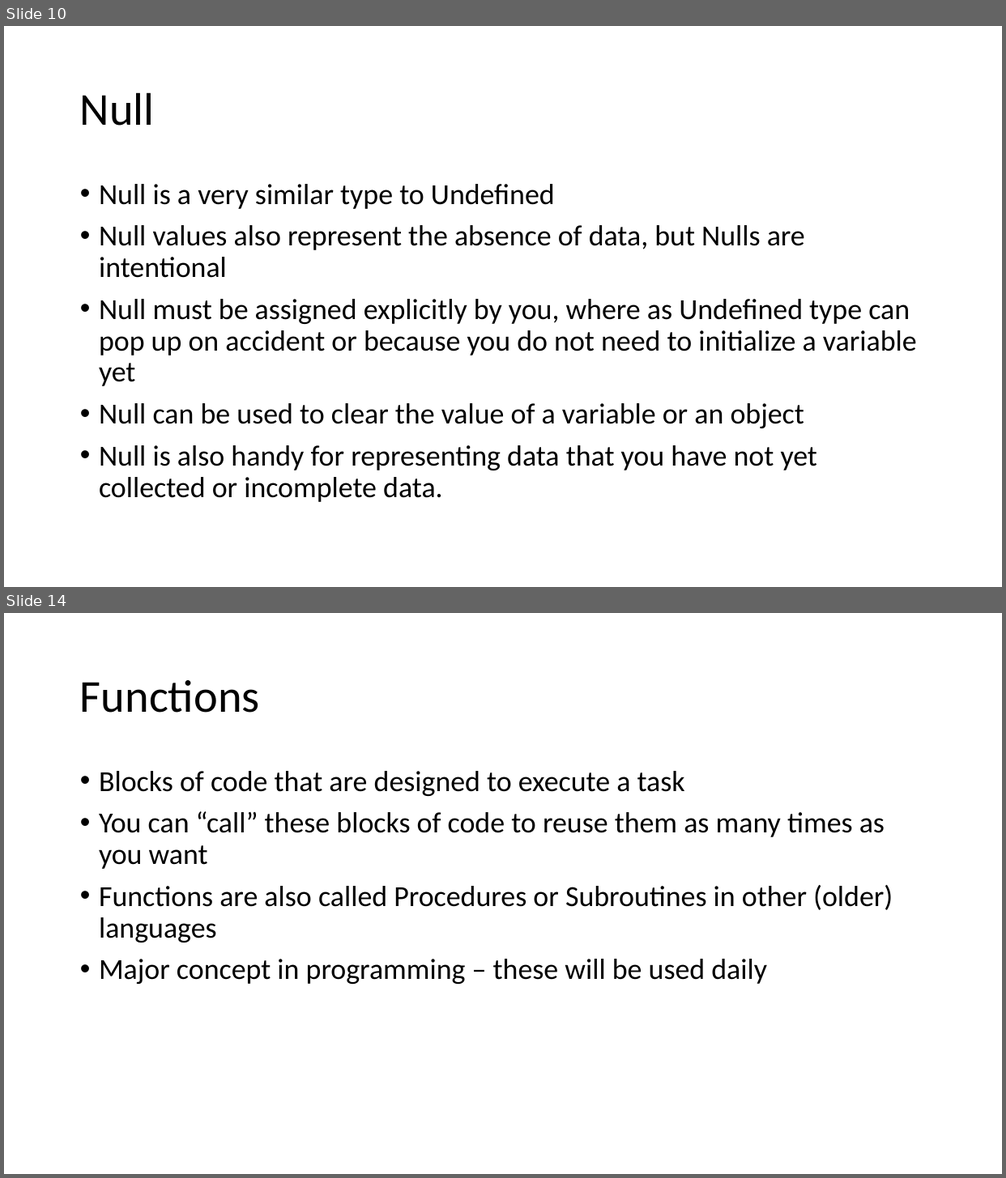
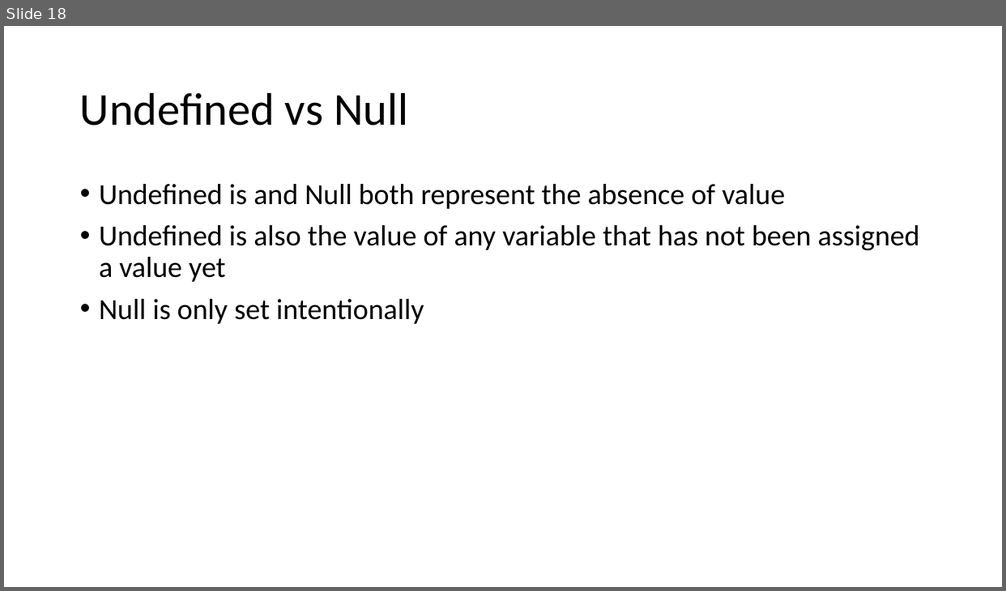
Before and after one commit to YWCANWIL-TechLab/Module3-Exercises, a slide deck: slides/Module 3 - Data Types.pptx. Shown one above the other, each under a label of ours: slides 10 and 14 before the commit, slide 18 after it; the slides between them are not shown. The pictures are 1006x1178 and 1006x591 pixels, drawn with LibreOffice and Linux fonts; fonts in the diff are those of the drawing. Boxes give left, top, right and bottom in pixels: in the first picture for what was removed or moved away, otherwise in the second. Text is boxed around its words. In the diff, an @@ line names an element or a change of style, - is before the commit and + after.

```diff
--- a/slides/Module 3 - Data Types.pptx
+++ b/slides/Module 3 - Data Types.pptx
@@ slide 14 removed at (4,613,1002,1174), background #FFFFFF @@
@@ title removed at (80,680,260,713) @@
-Functions
@@ text removed at (99,771,893,984) @@
-• Blocks of code that are designed to execute a task
-• You can “call” these blocks of code to reuse them as many times as you want
-• Functions are also called Procedures or Subroutines in other (older) languages
-• Major concept in programming – these will be used daily
@@ what was slide 10 is now slide 18 @@
@@ slide 18 changed as well @@
@@ title at (80,92,408,126): text changed @@
-Null
+Undefined vs Null
@@ text at (99,184,920,324): text changed @@
-• Null is a very similar type to Undefined
-• Null values also represent the absence of data, but Nulls are intentional
-• Null must be assigned explicitly by you, where as Undefined type can pop up on accident or because you do not need to initialize a variable yet
-• Null can be used to clear the value of a variable or an object
-• Null is also handy for representing data that you have not yet collected or incomplete data.
+• Undefined is and Null both represent the absence of value
+• Undefined is also the value of any variable that has not been assigned a value yet
+• Null is only set intentionally
```
Also in this commit, not shown: 8 other slides changed, 40 slides added, 16 other slides removed.
